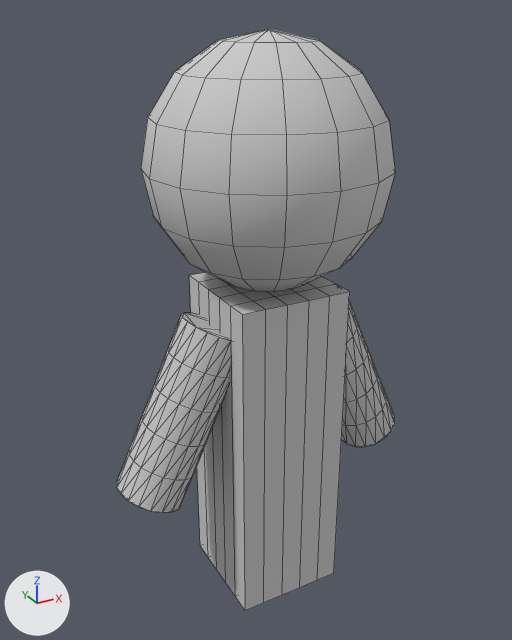
Before and after pictures for a commit that changed the FBX model GameTemplate/Game/Assets/modelData/testModel.fbx.
Both versions are drawn from a 50 mm lens placed at (-1.41, -2.46, 2.57), pointed at (-0.07, -0.02, 1.35). Arrows for +X, +Y and +Z are at lower left; the lights stay in place. Mesh edges are drawn as thin lines.

Before the edit, the objects in view are built like this:
```python
me_mesh_001 = bpy.data.meshes.new('Mesh.001')
me_mesh_001.from_pydata(...)  # 108 vertices, 212 faces; spans x -15.0..15.0, y -14.8..14.8, z -80.0..0.0
me_mesh_001.materials.append(mat_material__27)  # its picture is missing
me_mesh_002 = bpy.data.meshes.new('Mesh.002')
me_mesh_002.from_pydata(...)  # 108 vertices, 212 faces; spans x -15.0..15.0, y -14.8..14.8, z -80.0..0.0
me_mesh_002.materials.append(mat_material__27)  # its picture is missing
me_mesh_003 = bpy.data.meshes.new('Mesh.003')
me_mesh_003.from_pydata(...)  # a UV sphere (16 segments, 8 rings, poles along z) spanning x -50.0..50.0, y -50.0..50.0, z -50.0..50.0
me_mesh_003.materials.append(mat_material__27)  # its picture is missing
ob_arml = bpy.data.objects.new('armL', me_mesh_002)
ob_arml.location = (0.25, 0.0, 1.35)
ob_arml.rotation_euler = (-0.436, 0.0, 1.571)  # degrees (-25, 0, 90)
ob_arml.scale = (0.01, 0.01, 0.01)
ob_armr = bpy.data.objects.new('armR', me_mesh_001)
ob_armr.location = (-0.25, 0.0, 1.35)
ob_armr.rotation_euler = (0.436, 0.0, 1.571)  # degrees (25, 0, 90)
ob_armr.scale = (0.01, 0.01, 0.01)
ob_head = bpy.data.objects.new('head', me_mesh_003)
ob_head.location = (0.0, 0.0, 2.0)
ob_head.rotation_euler = (0.0, 0.0, 1.571)  # degrees (0, 0, 90)
ob_head.scale = (0.01, 0.01, 0.01)
# also in view: 'body' at (0.0, 0.0, 0.75)
```
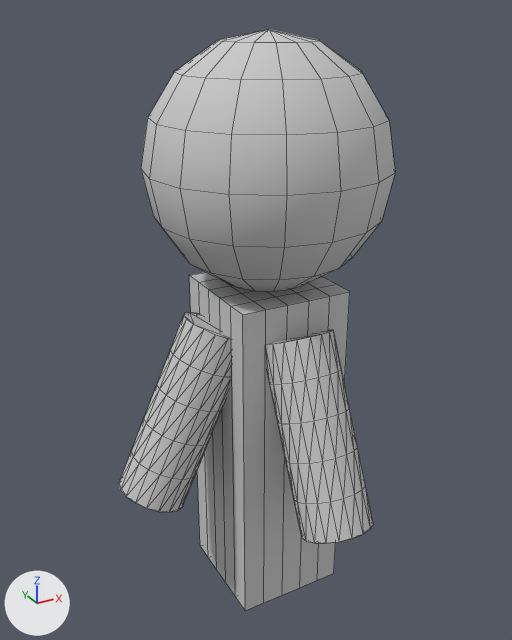
The change in detail:
Object 'armR' (ob_armr) moves from (-0.25, 0.0, 1.35) to (-0.24, 0.0, 1.35).
Object 'armR' (ob_armr) turns from (25, 0, 90) to (0, 25, 0) degrees about x, y and z.
Object 'armL' (ob_arml) moves from (0.25, 0.0, 1.35) to (0.0, -0.25, 1.35).
Object 'armL' (ob_arml) turns from (-25, 0, 90) to (-25, 0, 0) degrees about x, y and z.

Boxes (x1, y1, x2, y2) around the edits, measured in the pictures (512 x 640 px):
'armL', moved, turned
    before: (342, 300, 395, 447)
    after: (265, 330, 374, 543)
'armR', moved, turned
    before: (117, 313, 231, 513)
    after: (119, 312, 231, 512)
